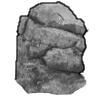
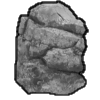
The second 100px x 100px image is a revision of the first. Changes to its layers:
painted on "line" over left=14, top=0, right=89, bottom=96
